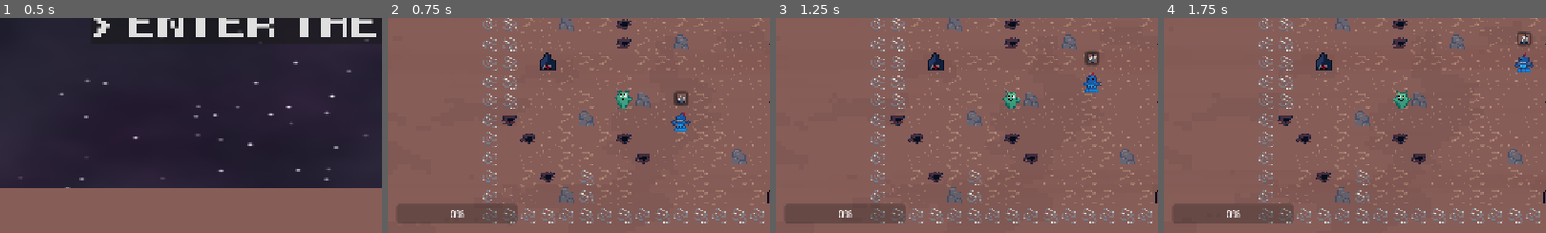
Above: before the commit, frames 1-4 (left to right).
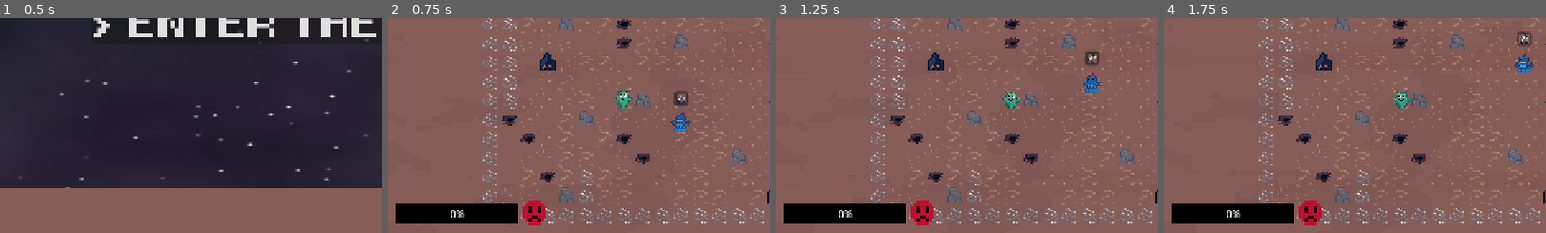
Above: after the commit, the same moments.

Repository: GameAISchool2026members/GloopGloopDelivery
Game: Godot game, scene res://menu/menu.tscn
The game is run twice, just before and just after one commit, with the same random seed, the same clock (stepped at 60 frames per second) and the same inputs.
Inputs (mouse positions are % of the whole screen's width and height, from its top left):
- Up to frame 1 (0.5 s): no input
- Up to frame 2 (0.75 s): click "> ENTER THE UNIVERSE <" at 0.5 s
- Up to frame 3 (1.25 s): no input
- Up to frame 4 (1.75 s): move the mouse to (72, 45) at 1.27 s; hold D (right) from 1.28 s (still down); tap Space (interact) at 1.35 s; click (72, 45) at 1.42 s
The pictures show only the part of the screen within x 0-50%, y 49-99%; the shares and areas given below are measured in that part.

Frame 1 is identical in both runs. In frame 2, 3.5% of the frame differs, in the area x 2-42%, y 84-97%; in frame 3, 3.5%; in frame 4, 3.5%.

Commit message:
readded bored meter styling

Diff:
--- a/game/game.tscn
+++ b/game/game.tscn
@@ -5,8 +5,9 @@
 [ext_resource type="Script" uid="uid://ctek3ueshgrhr" path="res://game/gui.gd" id="2_4fuuu"]
 [ext_resource type="Script" uid="uid://bydlo2gs47d03" path="res://game/objectives_manager.gd" id="2_dxrkv"]
 [ext_resource type="Shader" uid="uid://cttod264npo7d" path="res://game/environment/world_shader.gdshader" id="3_vsp63"]
-[ext_resource type="Script" uid="uid://ov8unn5nqw48" path="res://game/end_game.gd" id="4_b686c"]
+[ext_resource type="Texture2D" uid="uid://f8hd465vb1kv" path="res://players/robot/frown.png" id="4_b686c"]
 [ext_resource type="Script" uid="uid://b15niow2uxp3x" path="res://items/item.gd" id="4_qf6n1"]
+[ext_resource type="Script" uid="uid://ov8unn5nqw48" path="res://game/end_game.gd" id="5_hb504"]
 [ext_resource type="PackedScene" uid="uid://dxv44t1na7jg0" path="res://terrain/terrain.tscn" id="5_u5opy"]
 [ext_resource type="Resource" uid="uid://byf1vmw0qh5t2" path="res://items/iron_ore/iron_ore.tres" id="5_vsp63"]
 [ext_resource type="Resource" uid="uid://ow48chmijww0" path="res://items/gold_ore/gold_ore.tres" id="6_b686c"]
@@ -34,6 +35,12 @@
 shadow_color = Color(0, 0, 0, 1)
 shadow_offset = Vector2(5, 5)
 
+[sub_resource type="StyleBoxFlat" id="StyleBoxFlat_hb504"]
+bg_color = Color(0, 0, 0, 1)
+
+[sub_resource type="StyleBoxFlat" id="StyleBoxFlat_ee6o4"]
+bg_color = Color(1, 0, 0.18431373, 1)
+
 [sub_resource type="LabelSettings" id="LabelSettings_vsp63"]
 font = ExtResource("1_l1rk1")
 font_size = 36
@@ -114,6 +121,18 @@
 offset_top = 662.0
 offset_right = 222.0
 offset_bottom = 695.0
+theme_override_styles/background = SubResource("StyleBoxFlat_hb504")
+theme_override_styles/fill = SubResource("StyleBoxFlat_ee6o4")
+max_value = 5.0
+value = 3.0
+
+[node name="TextureRect" type="TextureRect" parent="CanvasLayer/GUI" unique_id=2001953581]
+layout_mode = 0
+offset_left = 230.0
+offset_top = 656.0
+offset_right = 270.0
+offset_bottom = 696.0
+texture = ExtResource("4_b686c")
 
 [node name="EndGame" type="Control" parent="CanvasLayer" unique_id=1028935202 node_paths=PackedStringArray("GUI", "game_manager", "score_label")]
 layout_mode = 3
Not shown: 1 places in game/game.tscn that only renumber resources
